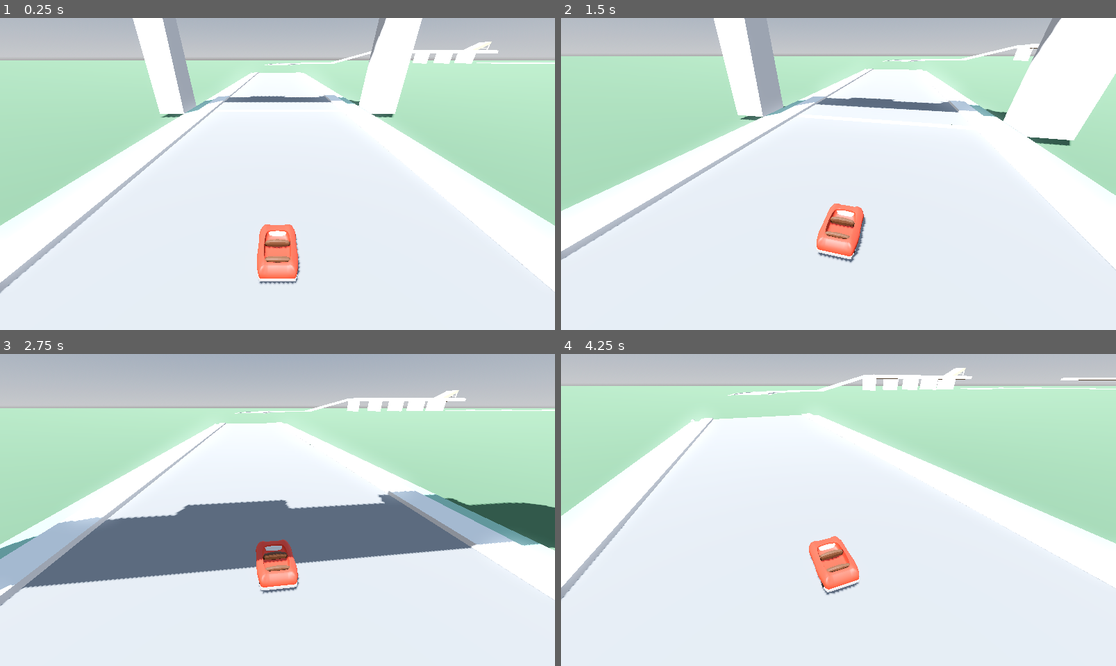
Above: before the commit, frames 1-4 (two rows, left to right).
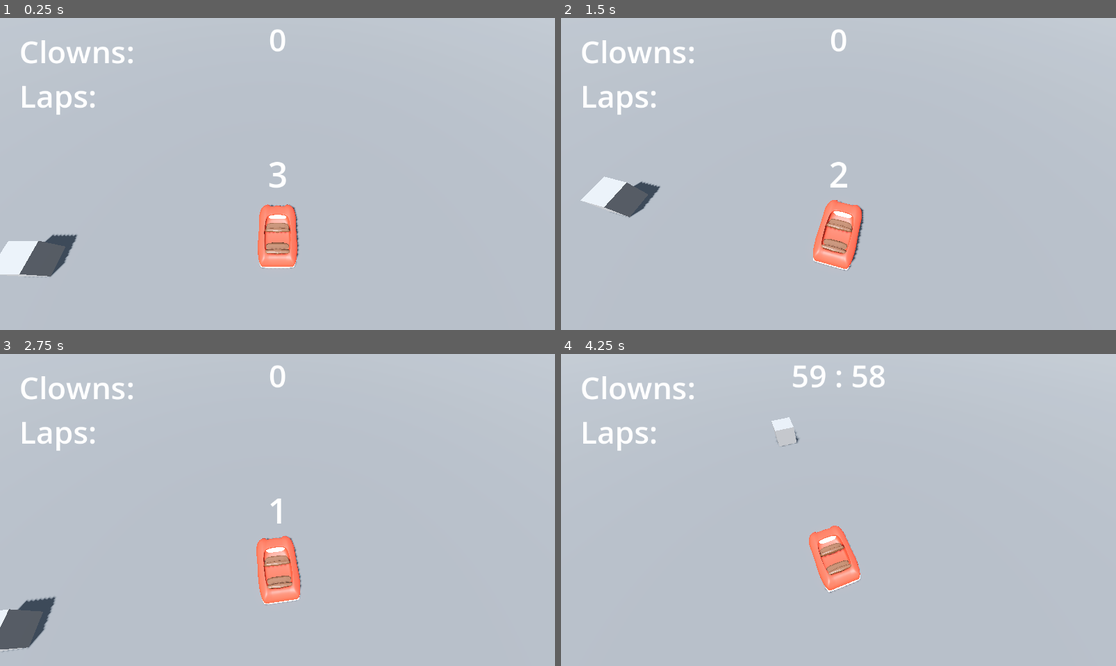
Above: after the commit, the same moments.

Repository: andyman/laughtrack
Game: Godot game, scene res://scenes/UI_Test_main_scene_with_track_using_path3d.tscn
Two runs of this game, one before a commit and one after it. Both use one fixed random seed, a clock stepped at 60 frames per second and the inputs below. Before the commit the project starts from res://scenes/main_scene_with_track_using_kenny_racing_kit.tscn.
Inputs (mouse positions are in pixels of both pictures, inside the frame that each line leads up to):
- Up to frame 1 (0.25 s): no input
- Up to frame 2 (1.5 s): move the mouse to (866, 174) at 0.52 s; hold W (accelerate) from 0.53 s (still down); click (866, 174) at 0.6 s; move the mouse to (810, 174) at 1.27 s; click (810, 174) at 1.35 s
- Up to frame 3 (2.75 s): keep holding W (accelerate); move the mouse to (288, 503) at 2.02 s; click (288, 503) at 2.1 s
- Up to frame 4 (4.25 s): keep holding W (accelerate); move the mouse to (832, 516) at 2.77 s; click (832, 516) at 2.85 s; move the mouse to (877, 513) at 3.52 s; click (877, 513) at 3.6 s

The runs differ from the first frame. In frame 1, 88% of the frame differs, in the area x 0-100%, y 0-100%; in frame 2, 89%; in frame 3, 82%; in frame 4, 90%, in the area x 0-100%, y 3-100%.

Commit message:
Timers
Timers and some sound effects

Diff:
--- /dev/null
+++ b/UI/hud.tres
@@ -0,0 +1,7 @@
+[gd_resource type="Theme" load_steps=2 format=3 uid="uid://csmql14t37xar"]
+
+[ext_resource type="FontFile" path="res://scenes/ConcertOne-Regular.ttf" id="1_cofmt"]
+
+[resource]
+default_font = ExtResource("1_cofmt")
+default_font_size = 64
--- a/project.godot
+++ b/project.godot
@@ -11,7 +11,7 @@
 [application]
 
 config/name="Laugh Track"
-run/main_scene="res://scenes/main_scene_with_track_using_kenny_racing_kit.tscn"
+run/main_scene="res://scenes/UI_Test_main_scene_with_track_using_path3d.tscn"
 config/features=PackedStringArray("4.2", "Mobile")
 run/max_fps=60
 config/icon="res://icon.svg"
--- /dev/null
+++ b/scenes/Countdown.gd
@@ -0,0 +1,25 @@
+extends Label
+
+var number = 4
+var fired = false
+
+signal startinggunfired
+
+# Called when the node enters the scene tree for the first time.
+func _ready():
+	pass # Replace with function body.
+
+
+# Called every frame. 'delta' is the elapsed time since the previous frame.
+func _process(delta):
+	if int(number) > 0:
+		text = "%01d"%[number]
+	else:
+		text = "GO!"
+		if not fired:
+			startinggunfired.emit()
+			fired=true
+		if number<=0:
+			queue_free()
+	number-=delta
+	pass
--- /dev/null
+++ b/scenes/UI_Test_main_scene_with_track_using_path3d.tscn
@@ -0,0 +1,150 @@
+[gd_scene load_steps=14 format=3 uid="uid://clr4vdt3hreo6"]
+
+[ext_resource type="PackedScene" uid="uid://c8qsfheaqenhd" path="res://prefabs/follow_cam.tscn" id="1_kcxay"]
+[ext_resource type="PackedScene" path="res://prefabs/escape_to_quit.tscn" id="2_580xi"]
+[ext_resource type="PackedScene" uid="uid://dxgmrf2lrx4q5" path="res://prefabs/reference_block.tscn" id="3_joaje"]
+[ext_resource type="PackedScene" uid="uid://due7e4irws21g" path="res://prefabs/sphere_car.tscn" id="4_o23u7"]
+[ext_resource type="Theme" uid="uid://csmql14t37xar" path="res://UI/hud.tres" id="5_86y8w"]
+[ext_resource type="Script" path="res://scripts/timer.gd" id="6_k4g63"]
+[ext_resource type="Script" path="res://scenes/Countdown.gd" id="7_2vebb"]
+
+[sub_resource type="ProceduralSkyMaterial" id="ProceduralSkyMaterial_jp5wt"]
+sky_horizon_color = Color(0.64625, 0.65575, 0.67075, 1)
+ground_horizon_color = Color(0.64625, 0.65575, 0.67075, 1)
+
+[sub_resource type="Sky" id="Sky_tjij1"]
+sky_material = SubResource("ProceduralSkyMaterial_jp5wt")
+
+[sub_resource type="Environment" id="Environment_vv68l"]
+background_mode = 2
+sky = SubResource("Sky_tjij1")
+tonemap_mode = 2
+ssao_enabled = true
+glow_enabled = true
+
+[sub_resource type="BoxShape3D" id="BoxShape3D_6fwqe"]
+size = Vector3(1000, 10, 1000)
+
+[sub_resource type="BoxMesh" id="BoxMesh_kkac8"]
+size = Vector3(1000, 10, 1000)
+
+[sub_resource type="StandardMaterial3D" id="StandardMaterial3D_keyrr"]
+albedo_color = Color(0.392157, 0.392157, 0.392157, 0.427451)
+
+[node name="main_scene" type="Node3D"]
+
+[node name="WorldEnvironment" type="WorldEnvironment" parent="."]
+environment = SubResource("Environment_vv68l")
+
+[node name="DirectionalLight3D" type="DirectionalLight3D" parent="."]
+transform = Transform3D(-0.866025, -0.433013, 0.25, 0, 0.5, 0.866025, -0.5, 0.75, -0.433013, 0, 0, 0)
+shadow_enabled = true
+
+[node name="StaticBody3D" type="StaticBody3D" parent="."]
+
+[node name="CollisionShape3D" type="CollisionShape3D" parent="StaticBody3D"]
+transform = Transform3D(1, 0, 0, 0, 1, 0, 0, 0, 1, 0, -5, 0)
+shape = SubResource("BoxShape3D_6fwqe")
+
+[node name="MeshInstance3D" type="MeshInstance3D" parent="StaticBody3D/CollisionShape3D"]
+mesh = SubResource("BoxMesh_kkac8")
+surface_material_override/0 = SubResource("StandardMaterial3D_keyrr")
+
+[node name="FollowCam" parent="." node_paths=PackedStringArray("target", "look_target") instance=ExtResource("1_kcxay")]
+target = NodePath("../SphereCar")
+look_target = NodePath("../SphereCar")
+
+[node name="EscapeToQuit" parent="." instance=ExtResource("2_580xi")]
+
+[node name="reference_block" parent="." instance=ExtResource("3_joaje")]
+transform = Transform3D(1, 0, 0, 0, 1, 0, 0, 0, 1, 0, 0, 39.8306)
+
+[node name="reference_block2" parent="." instance=ExtResource("3_joaje")]
+transform = Transform3D(1, 0, 0, 0, 1, 0, 0, 0, 1, 16.8724, 0, -1.74363)
+
+[node name="reference_block3" parent="." instance=ExtResource("3_joaje")]
+transform = Transform3D(1, 0, 0, 0, 1, 0, 0, 0, 1, 4.05561, 0, -26.1247)
+
+[node name="reference_block4" parent="." instance=ExtResource("3_joaje")]
+transform = Transform3D(1, 0, 0, 0, 1, 0, 0, 0, 1, -61.5115, 0, -1.8163)
+
+[node name="CSGPolygon3D" type="CSGPolygon3D" parent="."]
+transform = Transform3D(1, 0, 0, 0, 1, 0, 0, 0, 1, -0.109033, 0.30262, -0.0745146)
+polygon = PackedVector2Array(-19.6686, -0.408885, -19.5831, 1.47775, 21.7456, 1.49217, 22.855, -1.44708)
+mode = 2
+path_node = NodePath("")
+path_interval_type = 0
+path_interval = 10.0
+path_simplify_angle = 0.0
+path_rotation = 2
+path_local = false
+path_continuous_u = true
+path_u_distance = 1.0
+path_joined = true
+
+[node name="SphereCar" parent="." instance=ExtResource("4_o23u7")]
+transform = Transform3D(0.999981, 0.00614352, 0, -0.00614352, 0.999981, 0, 0, 0, 1, 0, 3.00054, 0)
+
+[node name="HUD" type="CanvasLayer" parent="."]
+
+[node name="TimeNumberLabel" type="Label" parent="HUD"]
+anchors_preset = 5
+anchor_left = 0.5
+anchor_right = 0.5
+offset_left = -90.5
+offset_right = 90.5
+offset_bottom = 63.0
+grow_horizontal = 2
+size_flags_horizontal = 4
+theme = ExtResource("5_86y8w")
+theme_override_font_sizes/font_size = 64
+text = "0"
+horizontal_alignment = 1
+script = ExtResource("6_k4g63")
+
+[node name="VBoxContainer" type="VBoxContainer" parent="HUD"]
+offset_left = 40.0
+offset_top = 25.0
+offset_right = 529.0
+offset_bottom = 648.0
+
+[node name="ScoreLabel" type="Label" parent="HUD/VBoxContainer"]
+layout_mode = 2
+theme = ExtResource("5_86y8w")
+theme_override_font_sizes/font_size = 64
+text = "Clowns: "
+
+[node name="LapsLabel" type="Label" parent="HUD/VBoxContainer"]
+layout_mode = 2
+theme = ExtResource("5_86y8w")
+theme_override_font_sizes/font_size = 64
+text = "Laps:"
+
+[node name="Countdown" type="Label" parent="HUD"]
+anchors_preset = 8
+anchor_left = 0.5
+anchor_top = 0.5
+anchor_right = 0.5
+anchor_bottom = 0.5
+offset_left = -54.5
+offset_top = -11.5
+offset_right = 54.5
+offset_bottom = 11.5
+grow_horizontal = 2
+grow_vertical = 2
+theme = ExtResource("5_86y8w")
+theme_override_font_sizes/font_size = 72
+text = "COUNTDOWN"
+horizontal_alignment = 1
+script = ExtResource("7_2vebb")
+
+[node name="Timer" type="Timer" parent="HUD/Countdown"]
+one_shot = true
+autostart = true
+
+[node name="Label" type="Label" parent="."]
+offset_right = 40.0
+offset_bottom = 23.0
+
+[connection signal="startinggunfired" from="HUD/Countdown" to="SphereCar" method="_on_countdown_startinggunfired"]
+[connection signal="startinggunfired" from="HUD/Countdown" to="HUD/TimeNumberLabel" method="_on_countdown_startinggunfired"]
--- /dev/null
+++ b/scenes/control_ui.tscn
@@ -0,0 +1,7 @@
+[gd_scene format=3 uid="uid://bbhhht411ar5m"]
+
+[node name="ControlUI" type="Control"]
+layout_mode = 3
+anchors_preset = 0
+offset_right = 40.0
+offset_bottom = 40.0
--- a/scripts/clown_car_controller.gd
+++ b/scripts/clown_car_controller.gd
@@ -3,6 +3,7 @@
 
 @export var engine_acceleration : float = 200.0
 @export var steer_strength : float = 0.4
+
 
 # Called when the node enters the scene tree for the first time.
 func _ready():
@@ -14,5 +15,6 @@
 	pass
 
 func _physics_process(delta:float):
-	steering = Input.get_axis("move_right", "move_left") * steer_strength
-	engine_force = Input.get_axis("move_back", "move_forward") * engine_acceleration
+	if started:
+		steering = Input.get_axis("move_right", "move_left") * steer_strength
+		engine_force = Input.get_axis("move_back", "move_forward") * engine_acceleration
--- a/scripts/sphere_car.gd
+++ b/scripts/sphere_car.gd
@@ -7,6 +7,8 @@
 @export var turn_speed = 4.0
 @export var turn_stop_limit = 0.75
 @export var body_tilt = 170
+
+@export var started = false
 
 var speed_input = 0
 var turn_input = 0
@@ -18,6 +20,10 @@
 @onready var right_wheel = $clowncar/clowncar3/Wheel_FR
 @onready var left_wheel = $clowncar/clowncar3/Wheel_FL
 
+func _on_countdown_startinggunfired():
+	started = true
+	pass
+
 #func _ready():
 #	ground_ray.add_exception(self)
 
@@ -27,7 +33,8 @@
 		apply_central_force(-car_mesh.global_transform.basis.z * speed_input)
 
 func _process(delta):
-
+	if not started:
+		return
 	if not ground_ray.is_colliding():
 		return
 	speed_input = Input.get_axis("brake","accelerate") * acceleration
--- /dev/null
+++ b/scripts/timer.gd
@@ -0,0 +1,33 @@
+# controls the countdown
+extends Label
+
+var time = 3600 # seconds
+var dsec = 0
+var seconds =0
+var minutes = 0
+var timestarted = false
+var flash : int = 0
+# Called when the node enters the scene tree for the first time.
+func _ready():
+
+	pass # Replace with function body.
+
+func _on_countdown_startinggunfired():
+	timestarted = true
+	pass
+
+# Called every frame. 'delta' is the elapsed time since the previous frame.
+func _process(delta):
+	if not timestarted:
+		return
+	time -= delta
+	seconds = fmod(time,60)
+	minutes = fmod(time,3600)/60
+	var timestring = "%02d : %02d"%[minutes,seconds]
+
+	text = timestring
+
+	if time <= 30:
+		add_theme_color_override("font_color", Color("CRIMSON"))
+
+	pass
Binary file added: UI/ConcertOne-Regular.ttf
Not shown, added: UI/ConcertOne-Regular.ttf.import
Binary file changed: artwork/car/clowncar3.glb
Binary file removed: artwork/car/clowncar32.glb
Not shown, removed: artwork/car/clowncar32.glb.import
Not shown, added: audio/effects/251611__inplay__clown_horn.mp3.import
Not shown, added: audio/effects/468441__breviceps__honk-vintage-bicycle-horn.wav.import
Not shown, added: audio/effects/482031__ulyssesatsea__car-foley.wav.import
Not shown, added: audio/effects/608085__funwithsound__horn-1-too-doo-clown.mp3.import
Not shown, added: audio/effects/697900__akapastels__goofy-laugh.wav.import
Not shown: 1 places in prefabs/follow_cam.tscn that only renumber resources
Not shown: 1 places in prefabs/sphere_car.tscn that only renumber resources
(and 10 more such lines)
